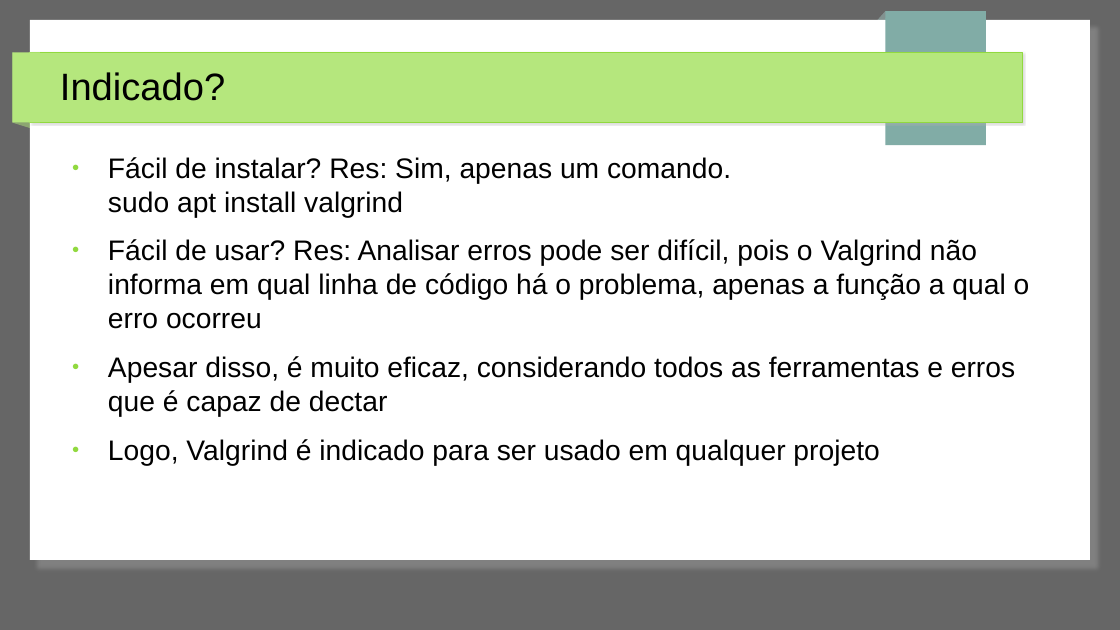
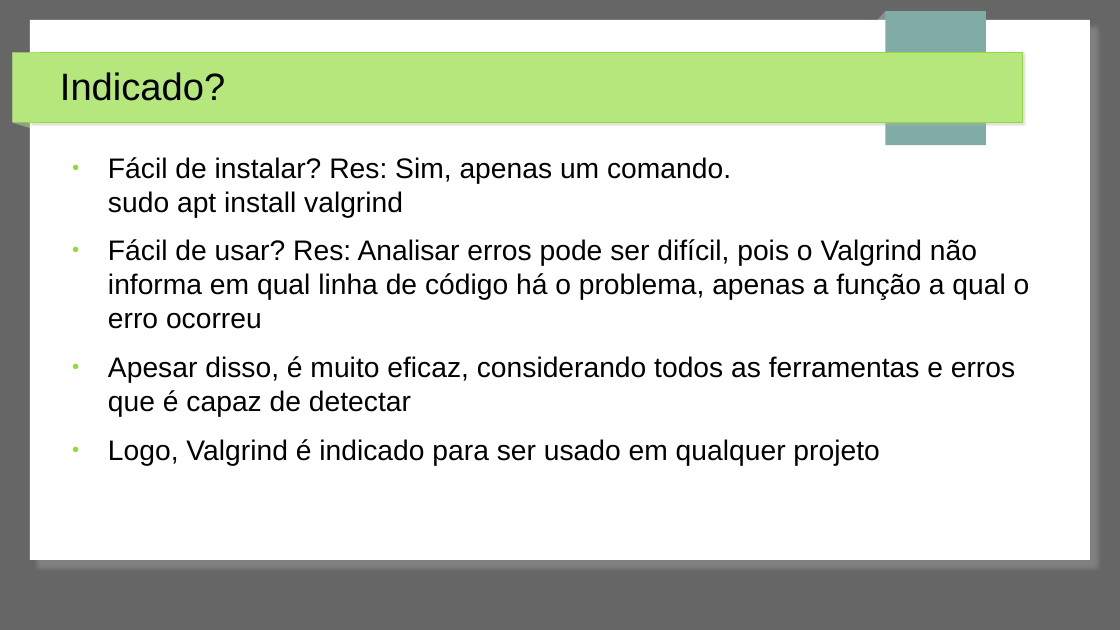
Before and after one commit to jpantonow/SB-T1-ANALISADORES, a slide deck: slide 36 of Slides.odp. Drawn at 1120x630 pixels with LibreOffice and Linux fonts; fonts in the diff are those of the drawing. Boxes give left, top, right and bottom in pixels: in the first picture for what was removed or moved away, otherwise in the second. Text is boxed around its words. In the diff, an @@ line names an element or a change of style, - is before the commit and + after.

Commit message:
typo

```diff
--- a/Slides.odp
+++ b/Slides.odp
@@ text at box(108, 356, 1015, 417): text changed @@
-● Apesar disso, é muito eficaz, considerando todos as ferramentas e erros que é capaz de dectar
+● Apesar disso, é muito eficaz, considerando todos as ferramentas e erros que é capaz de detectar
```
